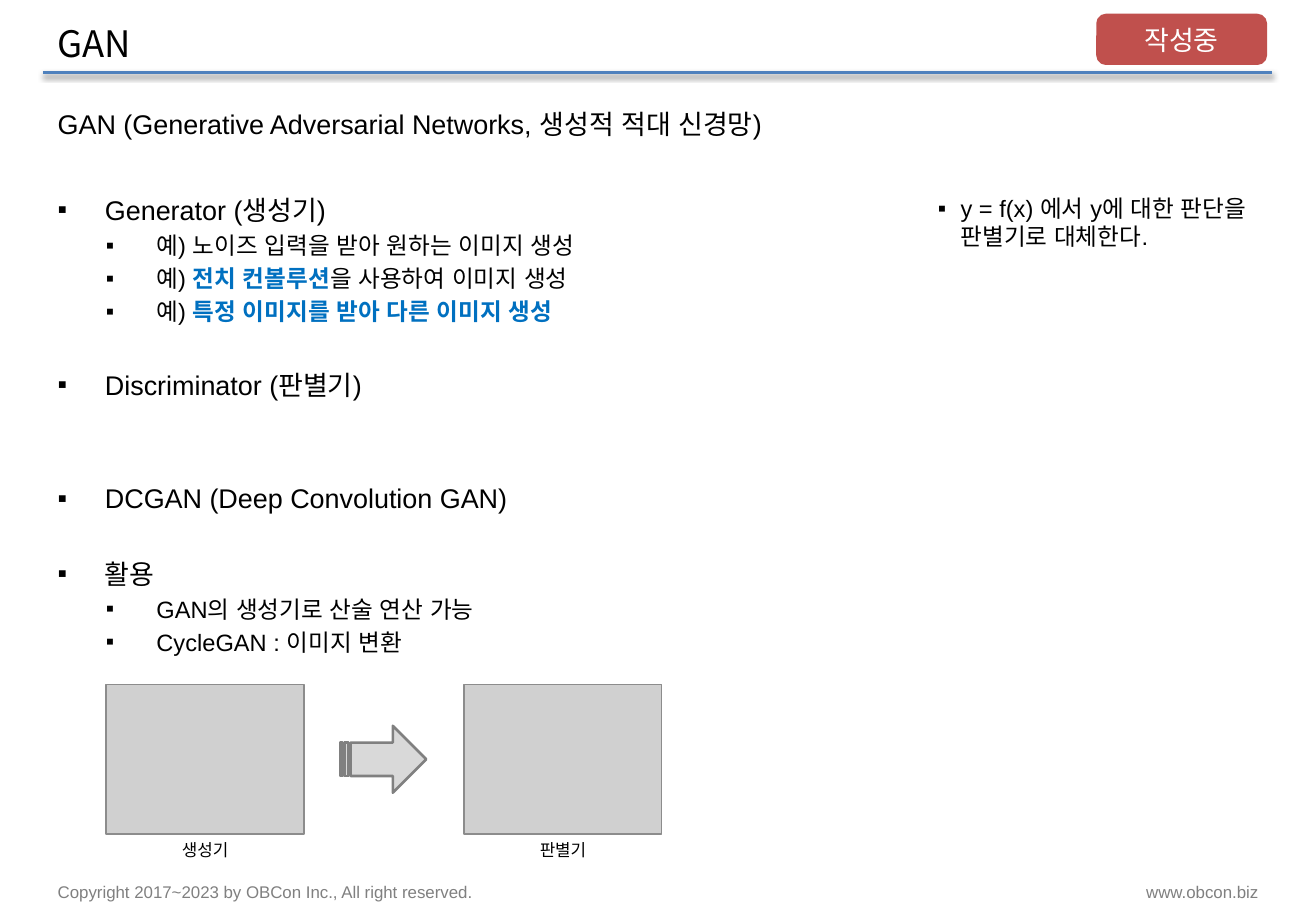
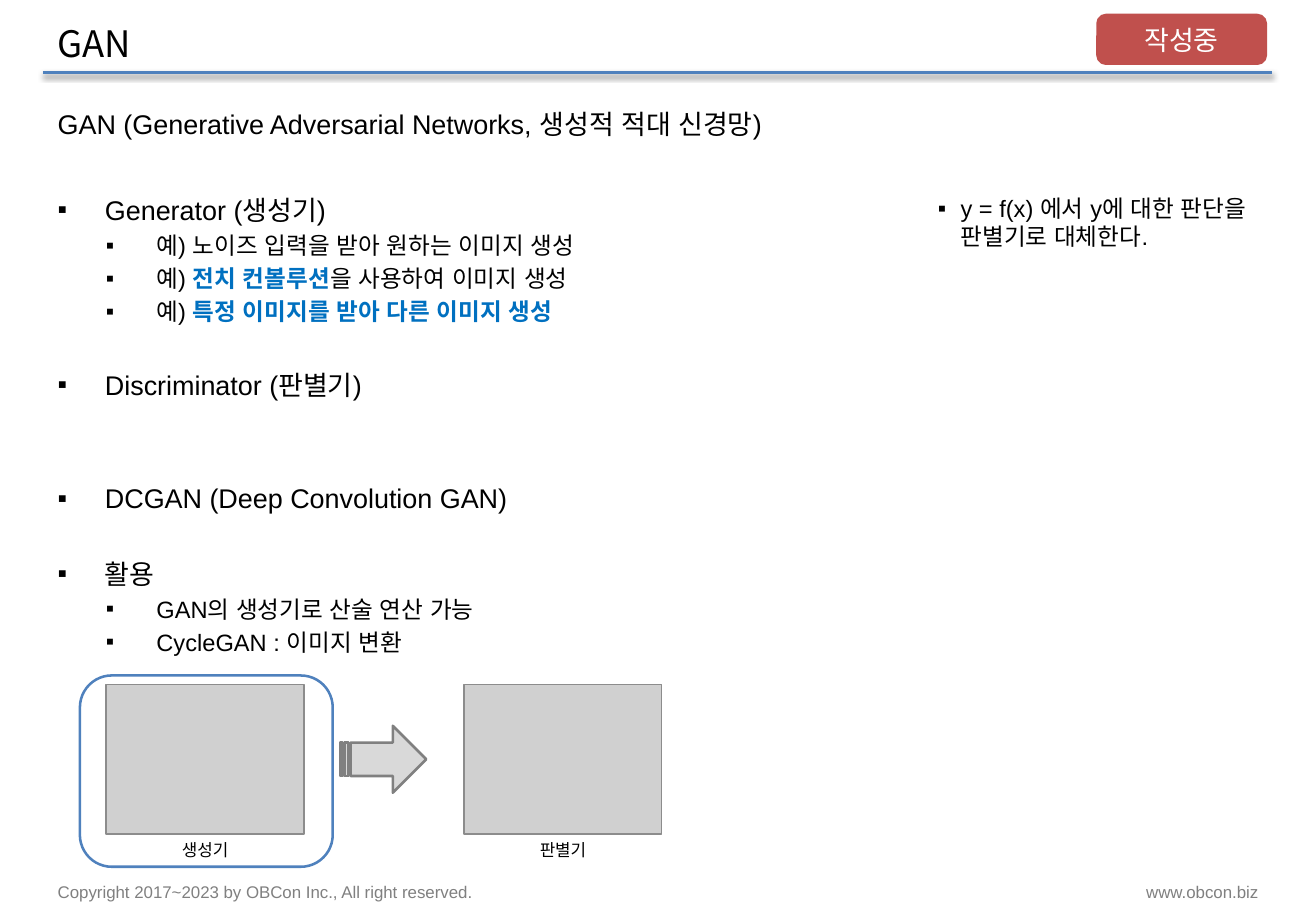
Before and after one commit to pnuskgh/EFriendExpert, a slide deck: slide 39 of laboratory/pnuskgh/docs/Deep_Learning.pptx (slide 38 before the commit). Drawn at 1316x911 pixels with LibreOffice and Linux fonts; fonts in the diff are those of the drawing; grey boxes stand for pictures. Boxes give left, top, right and bottom in pixels: in the first picture for what was removed or moved away, otherwise in the second. Text is boxed around its words. In the diff, an @@ line names an element or a change of style, - is before the commit and + after.

```diff
--- a/laboratory/pnuskgh/docs/Deep_Learning.pptx
+++ b/laboratory/pnuskgh/docs/Deep_Learning.pptx
@@ rounded rectangle added at (80,676,333,866), outline #4F81BD 1.5 pt @@
```
Also in this commit, not shown: 17 other slides changed, 1 slide added, 13 other files.
